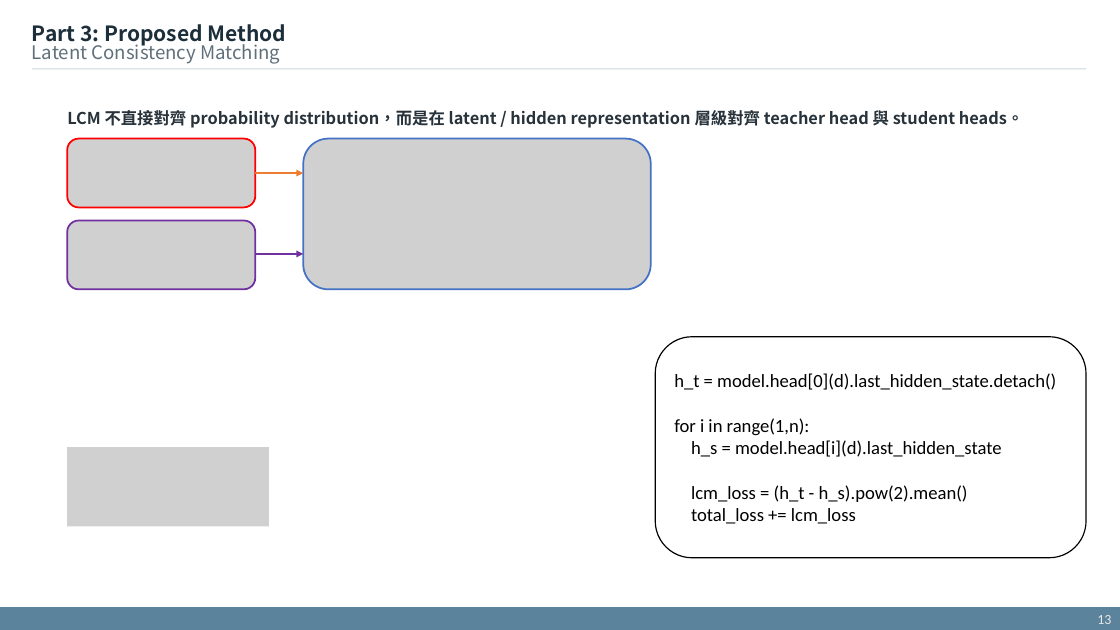
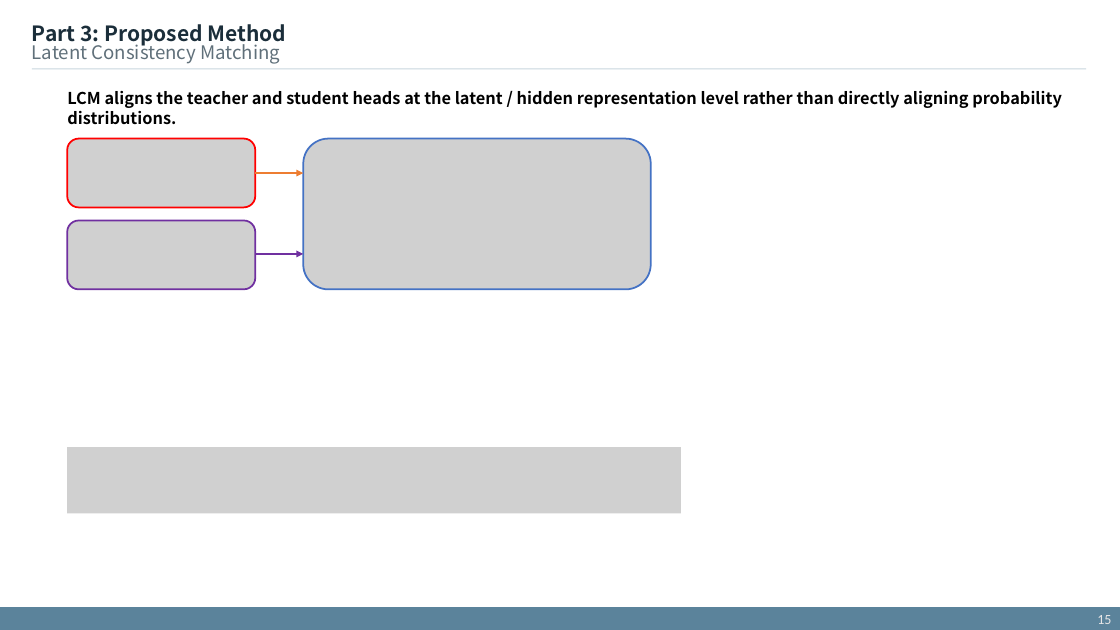
Before and after one commit to xdfg12456/llama-mtp, a slide deck: slide 15 of doc/mtp_with_consistency_method.pptx (slide 13 before the commit). Drawn at 1120x630 pixels with LibreOffice and Linux fonts; fonts in the diff are those of the drawing; grey boxes stand for pictures. Boxes give left, top, right and bottom in pixels: in the first picture for what was removed or moved away, otherwise in the second. Text is boxed around its words. In the diff, an @@ line names an element or a change of style, - is before the commit and + after.

```diff
--- a/doc/mtp_with_consistency_method.pptx
+++ b/doc/mtp_with_consistency_method.pptx
@@ text at <box>67,91,1062,125</box>: text changed; text colour #27323A to #000000 @@
-LCM 不直接對齊 probability distribution，而是在 latent / hidden representation 層級對齊 teacher head 與 student heads。
+LCM aligns the teacher and student heads at the latent / hidden representation level rather than directly aligning probability distributions.
@@ rounded rectangle removed at <box>655,337,1086,558</box> @@
-h_t = model.head[0](d).last_hidden_state.detach()
-for i in range(1,n):
-h_s = model.head[i](d).last_hidden_state
-lcm_loss = (h_t - h_s).pow(2).mean()
-total_loss += lcm_loss
@@ picture: place and size @@
-picture at <box>67,447,269,526</box>
+picture at <box>67,447,681,513</box>
@@ page number at <box>1097,615,1111,624</box>: text changed @@
-13
+15
```
Also in this commit, not shown: 18 other slides changed, 5 slides added, 1 slide removed, 1 other file.
